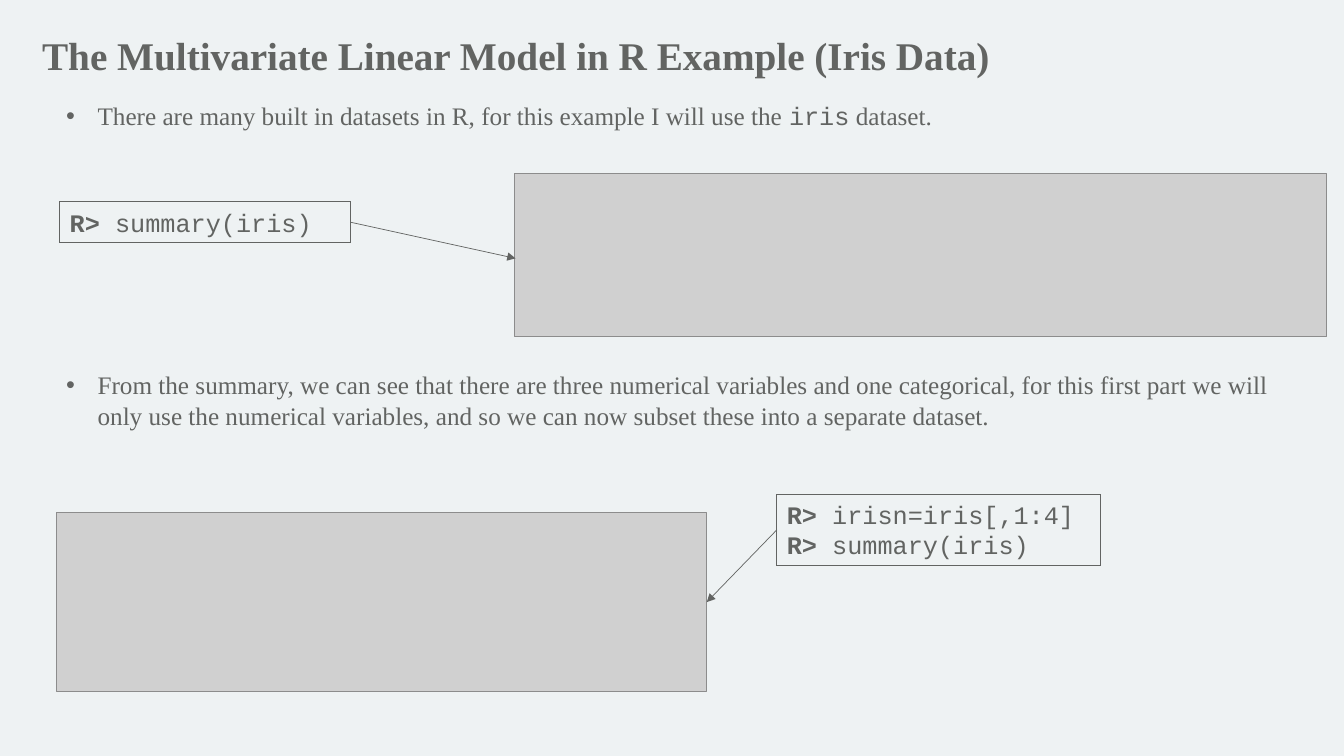
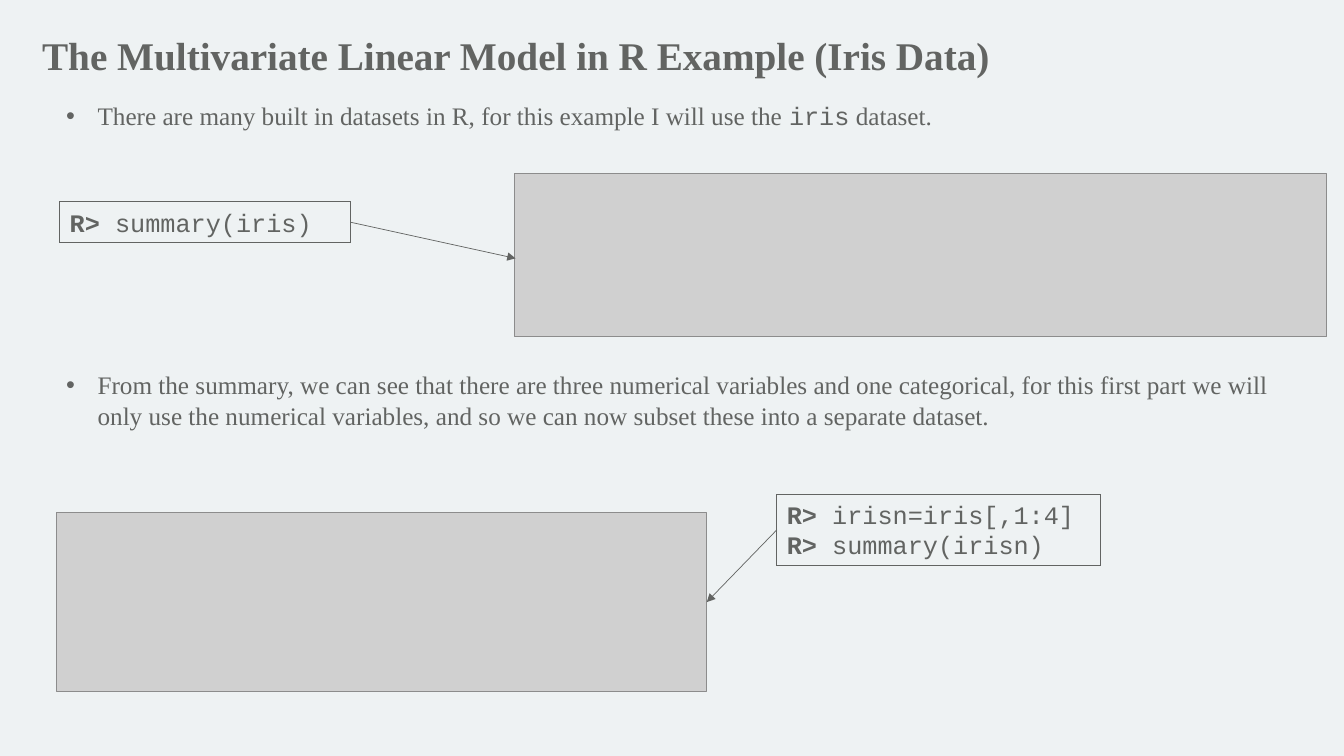
Before and after one commit to mathornton01/2022_UTSW_Lyda_Hill_Department_Beginning_R_Nanocourse, a slide deck: slide 7 of Slides/IntroductionToRForBeginners_DayII_MT.pptx. Drawn at 1344x756 pixels with LibreOffice and Linux fonts; fonts in the diff are those of the drawing; grey boxes stand for pictures; background and template pictures are left out. Boxes give left, top, right and bottom in pixels: in the first picture for what was removed or moved away, otherwise in the second. Text is boxed around its words. In the diff, an @@ line names an element or a change of style, - is before the commit and + after.

```diff
--- a/Slides/IntroductionToRForBeginners_DayII_MT.pptx
+++ b/Slides/IntroductionToRForBeginners_DayII_MT.pptx
@@ text in rectangle at [787, 536, 1044, 559]: text changed @@
-R> summary(iris)
+R> summary(irisn)
```
Also in this commit, not shown: 4 other slides changed, 29 slides added, 14 other files.
